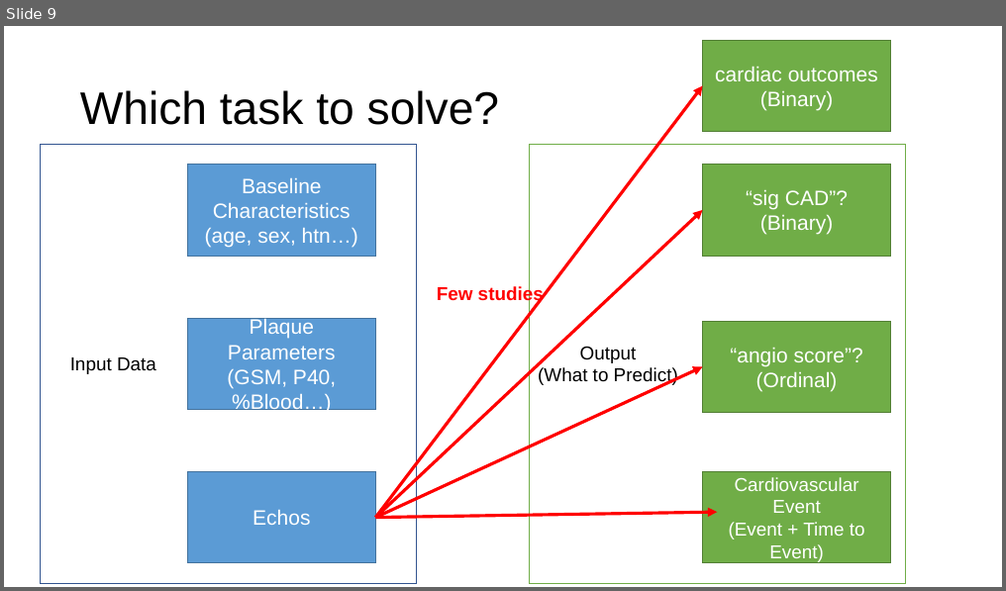
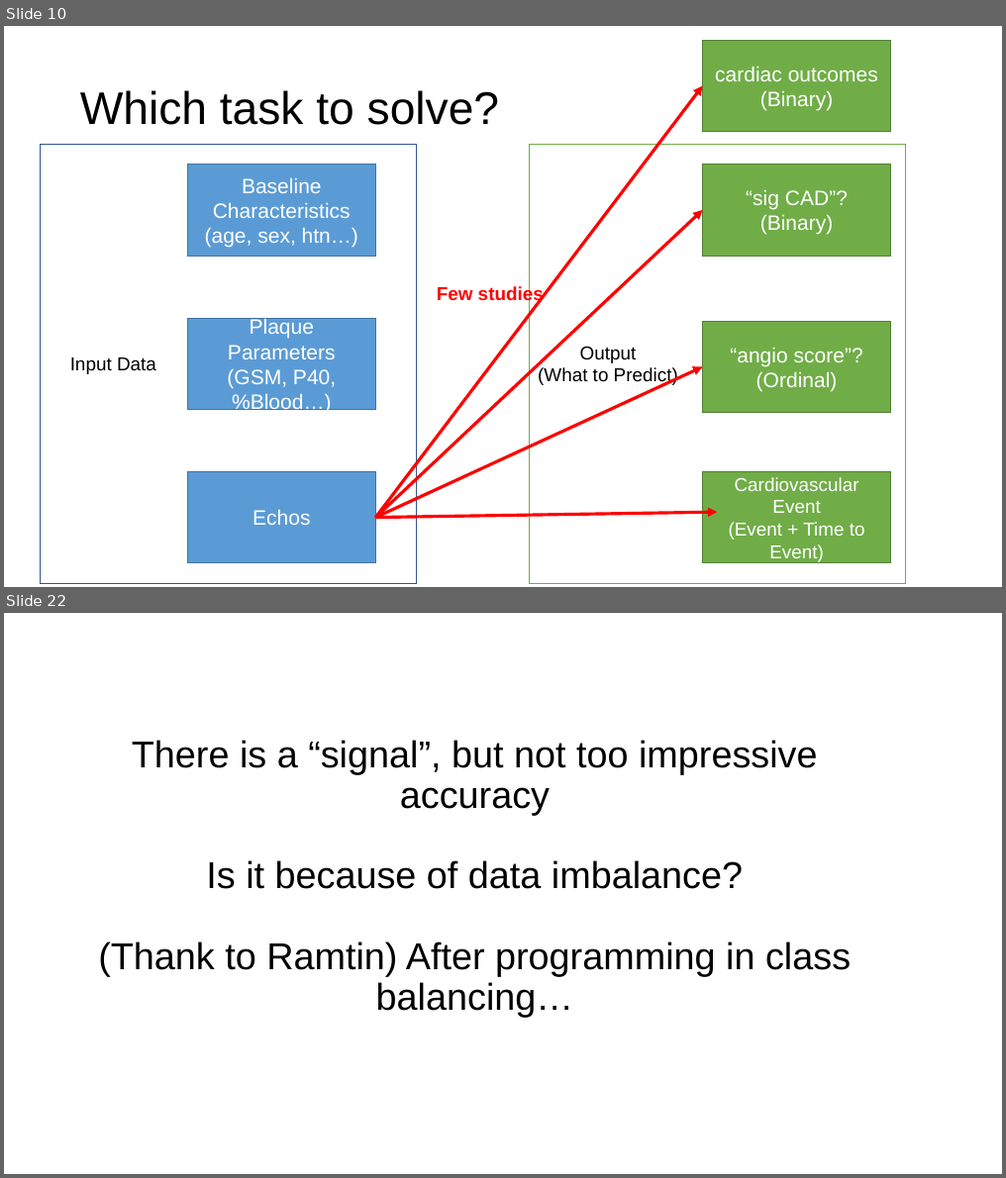
Before and after one commit to ricky-hu/carotid, a slide deck: mar2update.pptx. Shown one above the other, each under a label of ours: slide 9 before the commit, slides 10 and 22 after it; the slides between them are not shown. The pictures are 1006x591 and 1006x1178 pixels, drawn with LibreOffice and Linux fonts; fonts in the diff are those of the drawing. Boxes give left, top, right and bottom in pixels: in the first picture for what was removed or moved away, otherwise in the second. Text is boxed around its words. In the diff, an @@ line names an element or a change of style, - is before the commit and + after.

```diff
--- a/mar2update.pptx
+++ b/mar2update.pptx
@@ slide 22 added at [4, 613, 1002, 1174], background #FFFFFF @@
@@ title added at [98, 740, 850, 1017], 36 pt, text #000000 @@
+There is a “signal”, but not too impressive accuracy
+Is it because of data imbalance?
+(Thank to Ramtin) After programming in class balancing…
@@ what was slide 9 is now slide 10 @@
```
Also in this commit, not shown: 3 slides changed, 14 other slides added, 7 slides removed, 1 other file.
